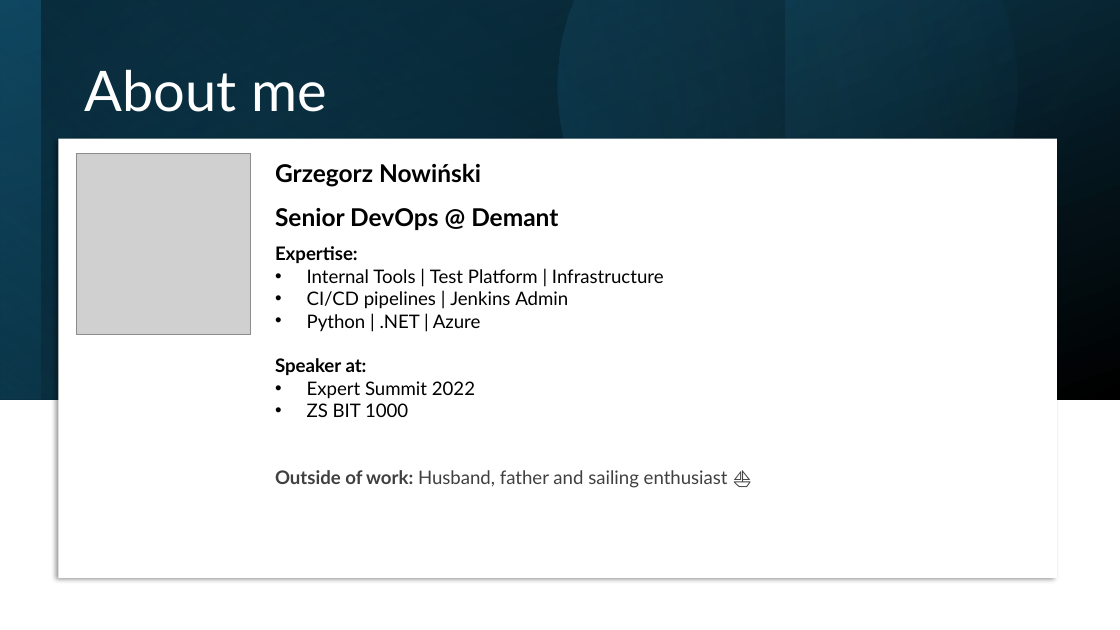
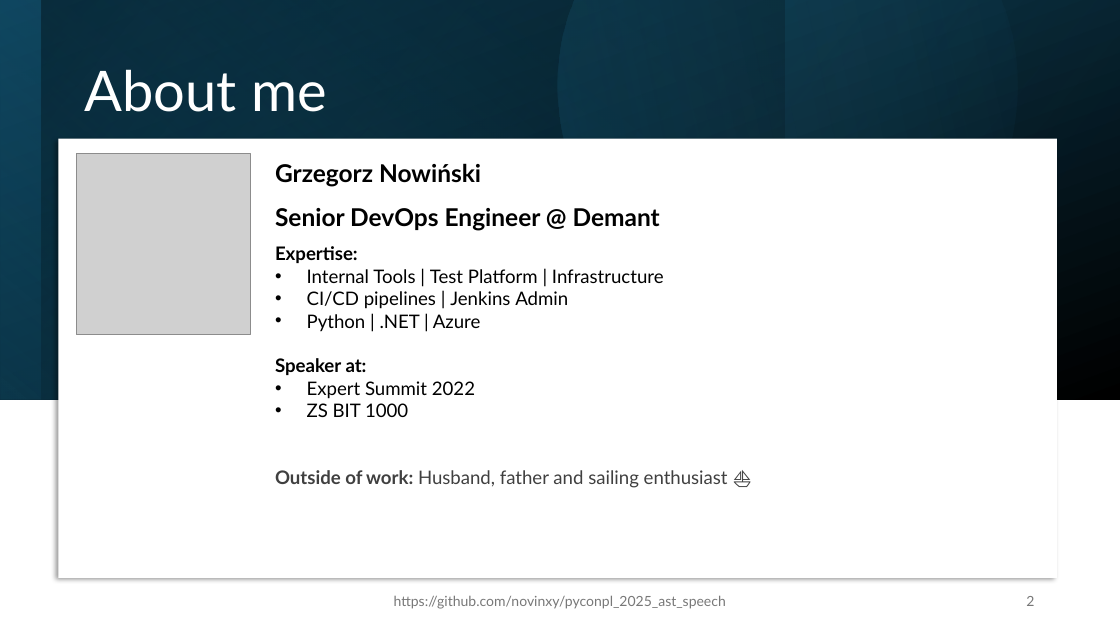
Before and after one commit to novinxy/pyconpl_2025_ast_speech, a slide deck: slide 2 of presentation.pptx. Drawn at 1120x630 pixels with LibreOffice and Linux fonts; fonts in the diff are those of the drawing; grey boxes stand for pictures. Boxes give left, top, right and bottom in pixels: in the first picture for what was removed or moved away, otherwise in the second. Text is boxed around its words. In the diff, an @@ line names an element or a change of style, - is before the commit and + after.

```diff
--- a/presentation.pptx
+++ b/presentation.pptx
@@ text at (275, 208, 660, 263): text changed @@
-Senior DevOps @ Demant
-Expertise:
+Senior DevOps Engineer @ Demant
+Expertise:
@@ text added at (394, 595, 726, 609), 12 pt, text #797979 @@
+https://github.com/novinxy/pyconpl_2025_ast_speech
@@ page number added at (1026, 596, 1034, 606), 12 pt, text #797979 @@
+2
```
Also in this commit, not shown: 11 other slides changed.
